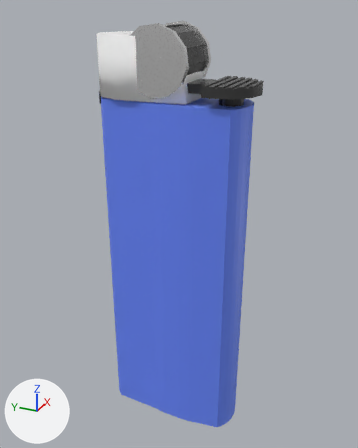
Renders of the glTF model assets/models/items/lighter.glb from each side of a commit.
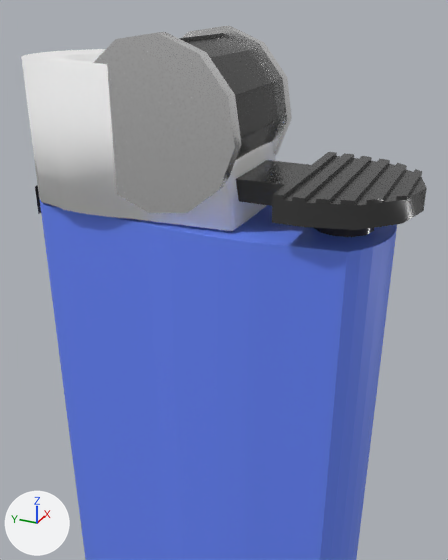
Old and new are each drawn whole from a 50 mm camera at (-0.1938, -0.1141, 0.121) aimed at (0.0031, -0.0255, 0.0225) and again close up from a 50 mm camera at (-0.0986, -0.0726, 0.1169) aimed at (-0.0089, -0.0322, 0.072). The axes (+X, +Y, +Z) are drawn at lower left. The lights are the same throughout. The last two pictures show the newer version.
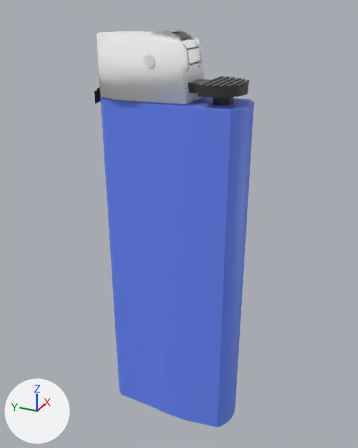
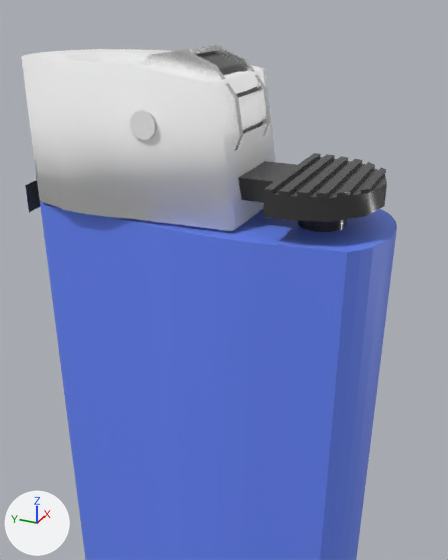
Patch to the scene script:
```diff
--- a/assets/models/items/lighter.glb.py
+++ b/assets/models/items/lighter.glb.py
@@ ob_object_26 @@
 ob_object_26 = bpy.data.objects.new('Object_26', me_object_11)
-ob_object_26.location = (0.0, 0.0082, 0.0815)
+ob_object_26.location = (0.0, 0.0105, 0.0815)
 ob_object_26.rotation_euler = (3.142, 0.0, -0.00137)  # degrees (180, 0, -0.1)
@@ ob_object_32 @@
 ob_object_32.parent = ob_object_26
-ob_object_32.location = (0.00286, -0.425, 0.212)
+ob_object_32.location = (0.0028, -0.47, 0.212)
 ob_object_32.rotation_euler = (0.109, 0.0000746, 0.0000122)  # degrees (6.2, 0, 0)
-ob_object_32.scale = (1.08, 1.23, 1.15)
+ob_object_32.scale = (0.558, 0.984, 0.917)
@@ ob_object_36 @@
 ob_object_36.parent = ob_object_26
-ob_object_36.location = (0.0101, -0.819, 0.0909)
-ob_object_36.scale = (0.931, 0.931, 0.866)
+ob_object_36.location = (0.0101, -0.801, 0.0909)
+ob_object_36.scale = (0.801, 0.747, 0.866)
```

Pixel boxes [x1, y1, x2, y2] of what changed, in the close-ups (448 x 560 px):
'Object_32', moved, rescaled: before [93, 25, 292, 213]; after [140, 45, 270, 151]
'Object_36', moved, rescaled (22% narrower, 7% shorter): before [236, 152, 427, 237]; after [238, 153, 387, 232]
'Object_28', moved (not visible before): after [130, 110, 157, 140]
'Object_26', moved (mostly hidden before): before [35, 185, 41, 214]; after [25, 176, 40, 212]
